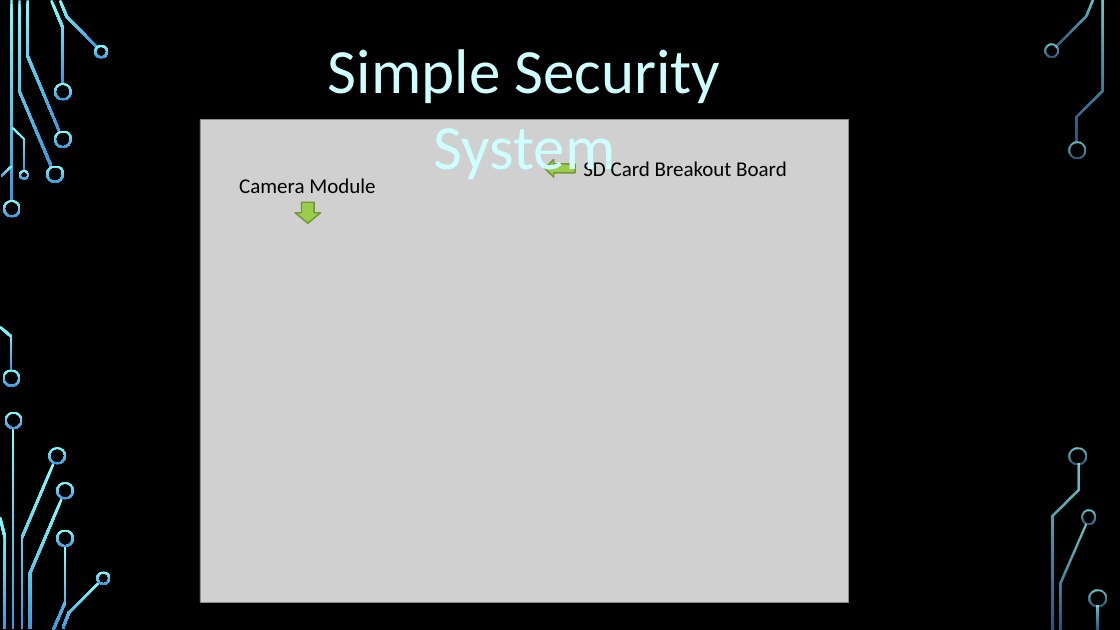
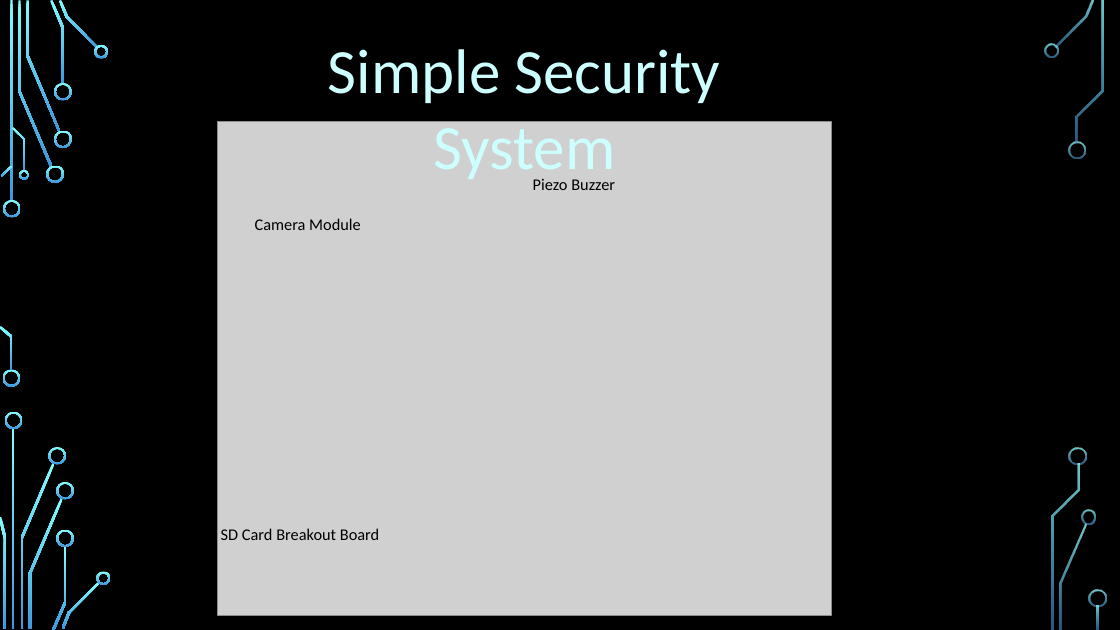
Before and after one commit to imfhoward/ECE-387-Camera, a slide deck: slide 2 of ECE_Midterm.pptx. Drawn at 1120x630 pixels with LibreOffice and Linux fonts; fonts in the diff are those of the drawing; grey boxes stand for pictures; background and template pictures are left out. Boxes give left, top, right and bottom in pixels: in the first picture for what was removed or moved away, otherwise in the second. Text is boxed around its words. In the diff, an @@ line names an element or a change of style, - is before the commit and + after.

```diff
--- a/ECE_Midterm.pptx
+++ b/ECE_Midterm.pptx
@@ picture resized from (x1=200, y1=119, x2=849, y2=602) to (x1=218, y1=121, x2=831, y2=616) @@
@@ text added at (x1=533, y1=179, x2=615, y2=190), 14 pt, text #000000 @@
+Piezo Buzzer
@@ right arrow removed at (x1=545, y1=160, x2=576, y2=177) @@
@@ down arrow removed at (x1=295, y1=202, x2=320, y2=223) @@
@@ text "Camera Module" moved from (x1=239, y1=178, x2=375, y2=193) to (x1=255, y1=218, x2=361, y2=230) @@
@@ text "Camera Module" at (x1=255, y1=218, x2=361, y2=230): size 18 to 14 pt @@
@@ text "SD Card Breakout Board" at (x1=221, y1=528, x2=379, y2=540): size 18 to 14 pt @@
@@ text "SD Card Breakout Board" moved from (x1=583, y1=158, x2=787, y2=176) to (x1=221, y1=528, x2=379, y2=540) @@
```
Also in this commit, not shown: 4 slides added, 2 slides removed.
